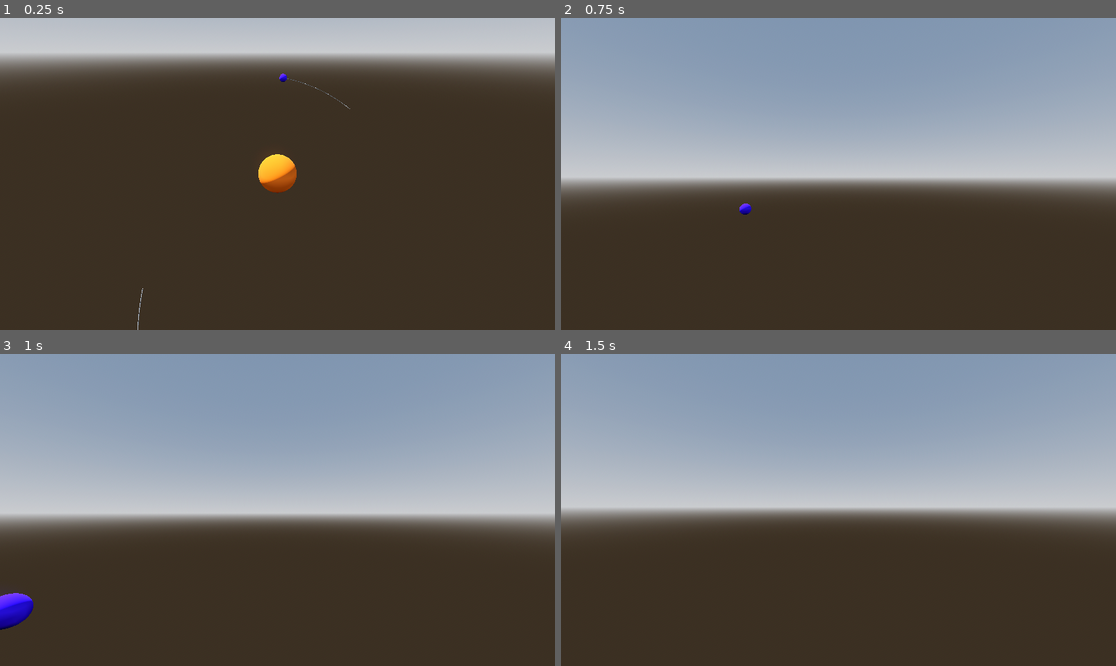
Above: before the commit, frames 1-4 (two rows, left to right).
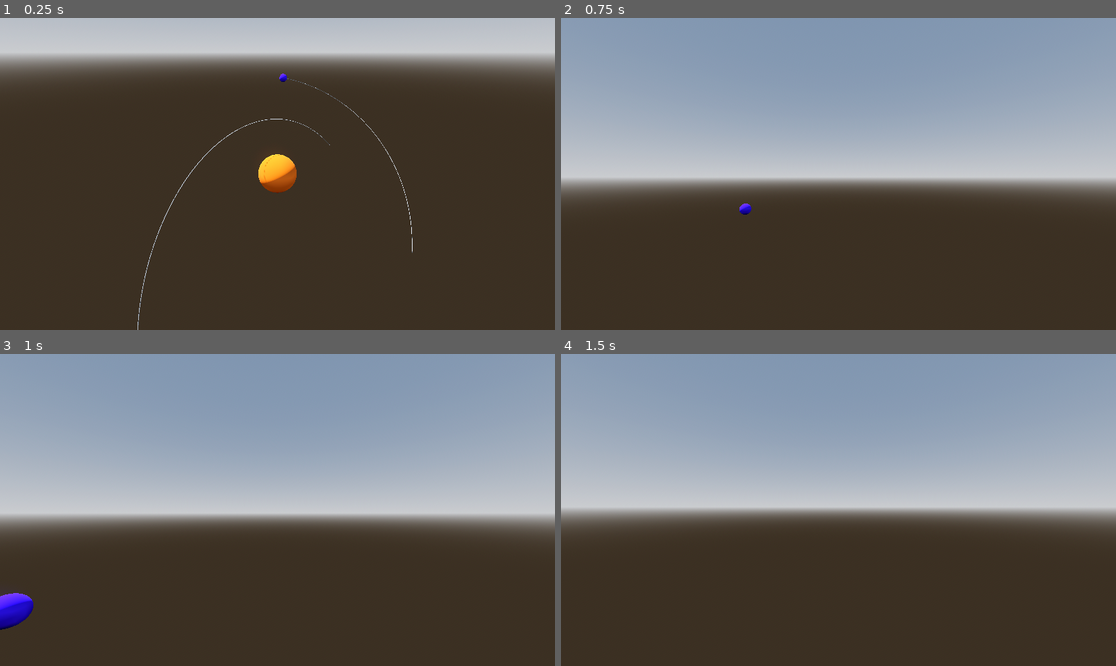
Above: after the commit, the same moments.

Repository: AcctForJudge/Planetary-Gravity-Simulation
Game: Godot game, scene res://Universe/universe.tscn
The game is run twice, just before and just after one commit, with the same random seed, the same clock (stepped at 60 frames per second) and the same inputs.
Inputs (mouse positions are in pixels of both pictures, inside the frame that each line leads up to):
- Up to frame 1 (0.25 s): no input
- Up to frame 2 (0.75 s): tap Enter at 0.5 s; move the mouse to (866, 174) at 0.52 s; hold W (forward) from 0.53 s (still down); tap H (hide) at 0.6 s; click (866, 174) at 0.67 s
- Up to frame 3 (1 s): keep holding W (forward); tap P (play) at 0.8 s
- Up to frame 4 (1.5 s): keep holding W (forward); move the mouse to (810, 510) at 1.27 s; tap P (play) at 1.35 s

The runs differ from the first frame. In frame 1, 0.2% of the frame differs, in the area x 25-75%, y 29-87%; in frame 2, nothing differs; in frame 3, nothing differs; in frame 4, nothing differs.

Commit message:
enum for orbit modes

Diff:
--- a/Universe/universe.gd
+++ b/Universe/universe.gd
@@ -2,8 +2,13 @@
 class_name Universe
 extends Node3D
 
+enum Orbit {
+	FUTURE,
+	PAST,
+	NONE,
+}
+
 const G = 6.67e-11
-
 
 @export_category("Reference")
 @export var relative_to_body: bool = false
@@ -15,11 +20,12 @@
 ## affects actual simulation as well, not just for calculating paths
 @export_range(0.01, 0.1, 0.01) var time_step : float = 0.01
 
-@export var show_past_path := false
+@export var orbit_mode: Orbit = Orbit.FUTURE
 
 var all_bodies : Array[HeavenlyBody]
 var play := false
-var future_orbits_shown := true
+var show_orbits := true
+var last_orbit_mode : Orbit
 ## like draw points but for past paths
 var body_positions: Array
 
@@ -34,18 +40,17 @@
 
 # Called every frame. 'delta' is the elapsed time since the previous frame.
 func _process(_delta: float) -> void:
-	if !play:
-		hide_orbits()
-		if future_orbits_shown:
-			calculate_and_show_orbits()
-	else:
-		if show_past_path:
-			show_past_orbits()
-		else:
-			if future_orbits_shown:
+	if show_orbits:
+		match orbit_mode:
+			Orbit.FUTURE:
 				hide_orbits()
 				calculate_and_show_orbits()
-			else:
+				last_orbit_mode = Orbit.FUTURE
+			Orbit.PAST:
+				if last_orbit_mode == Orbit.FUTURE:
+					hide_orbits()
+				show_past_orbits()
+			Orbit.NONE:
 				hide_orbits()
 
 func _unhandled_input(_event: InputEvent) -> void:
@@ -53,7 +58,7 @@
 		play = !play
 	if Input.is_action_just_pressed("hide"):
 		hide_orbits()
-		future_orbits_shown = !future_orbits_shown
+		show_orbits = !show_orbits
 
 func _physics_process(_delta: float) -> void:
 	if play:
--- a/Universe/universe.tscn
+++ b/Universe/universe.tscn
@@ -45,8 +45,7 @@
 
 [node name="Universe" type="Node3D"]
 script = ExtResource("1_6q408")
-num_steps = 350
-show_past_path = true
+num_steps = 1145
 
 [node name="WorldEnvironment" type="WorldEnvironment" parent="."]
 environment = SubResource("Environment_5gdbb")
